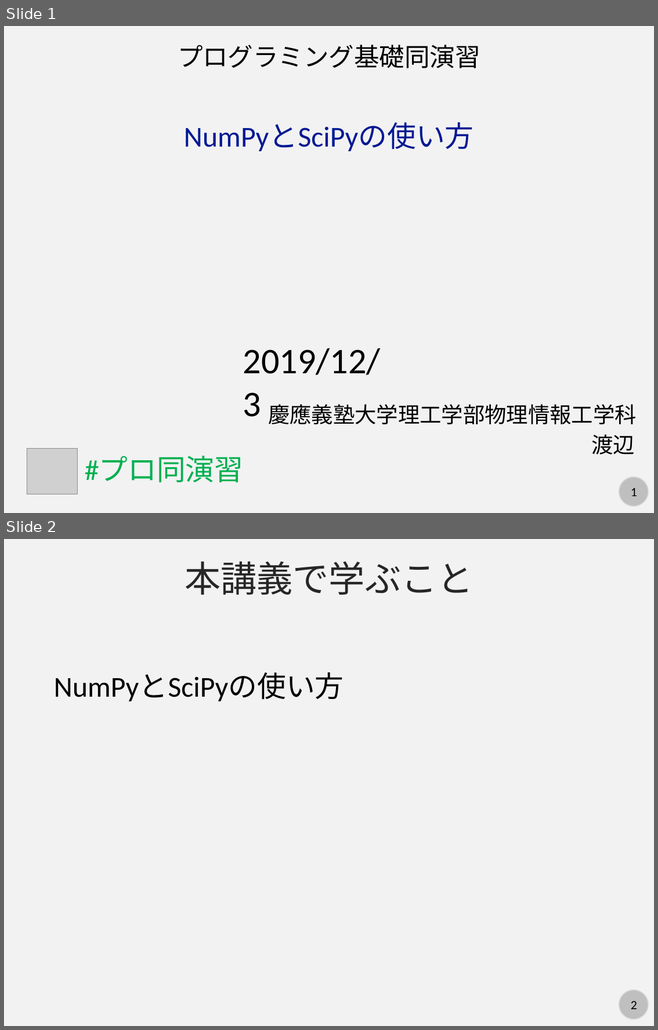
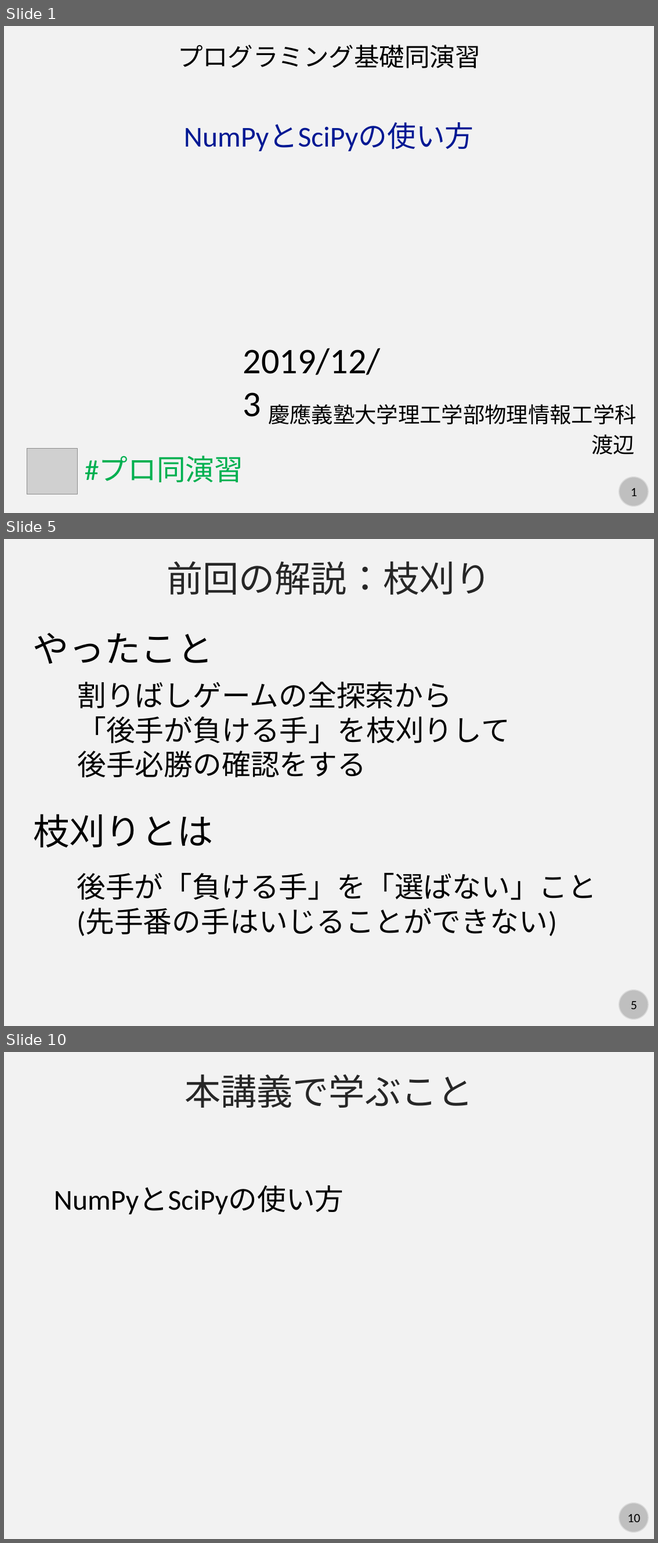
Before and after one commit to kaityo256/python_zero, a slide deck: numpy/fig/slide.pptx. Shown one above the other, each under a label of ours: slides 1 and 2 before the commit, slides 1, 5 and 10 after it; the slides between them are not shown. The pictures are 658x1030 and 658x1543 pixels, drawn with LibreOffice and Linux fonts; fonts in the diff are those of the drawing; grey boxes stand for pictures. Boxes give left, top, right and bottom in pixels: in the first picture for what was removed or moved away, otherwise in the second. Text is boxed around its words. In the diff, an @@ line names an element or a change of style, - is before the commit and + after.

```diff
--- a/numpy/fig/slide.pptx
+++ b/numpy/fig/slide.pptx
@@ slide 5 added at bbox=[4, 539, 654, 1026], background #F2F2F2; not listed: 2 template elements that a slide beside it also shows @@
@@ text added at bbox=[166, 561, 491, 595], 40 pt, text #262626 @@
+前回の解説：枝刈り
@@ text added at bbox=[32, 633, 213, 664], 40 pt, text #000000 @@
+やったこと
@@ text added at bbox=[77, 682, 509, 777], 32 pt, text #000000 @@
+割りばしゲームの全探索から
+「後手が負ける手」を枝刈りして
+後手必勝の確認をする
@@ text added at bbox=[33, 814, 213, 848], 40 pt, text #000000 @@
+枝刈りとは
@@ text added at bbox=[76, 873, 596, 936], 32 pt, text #000000 @@
+後手が「負ける手」を「選ばない」こと
+(先手番の手はいじることができない)
@@ what was slide 2 is now slide 10 @@
@@ page number at bbox=[627, 1514, 640, 1522]: text changed @@
-2
+10
```
Also in this commit, not shown: 7 other slides added.
